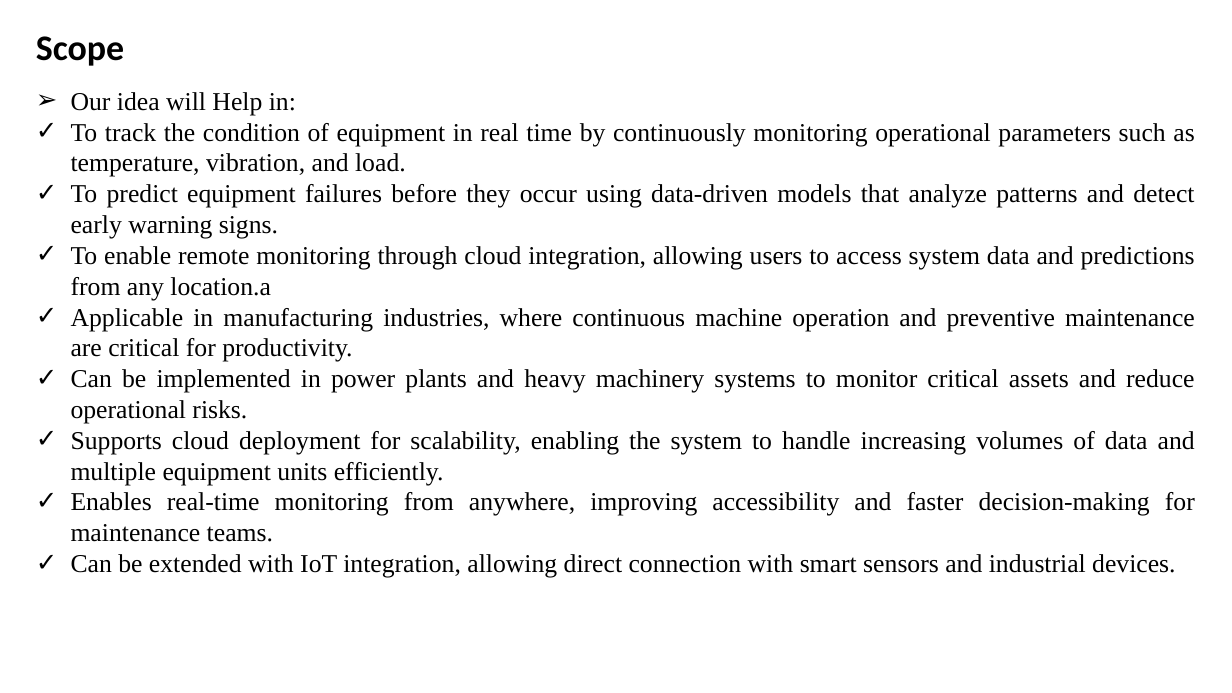
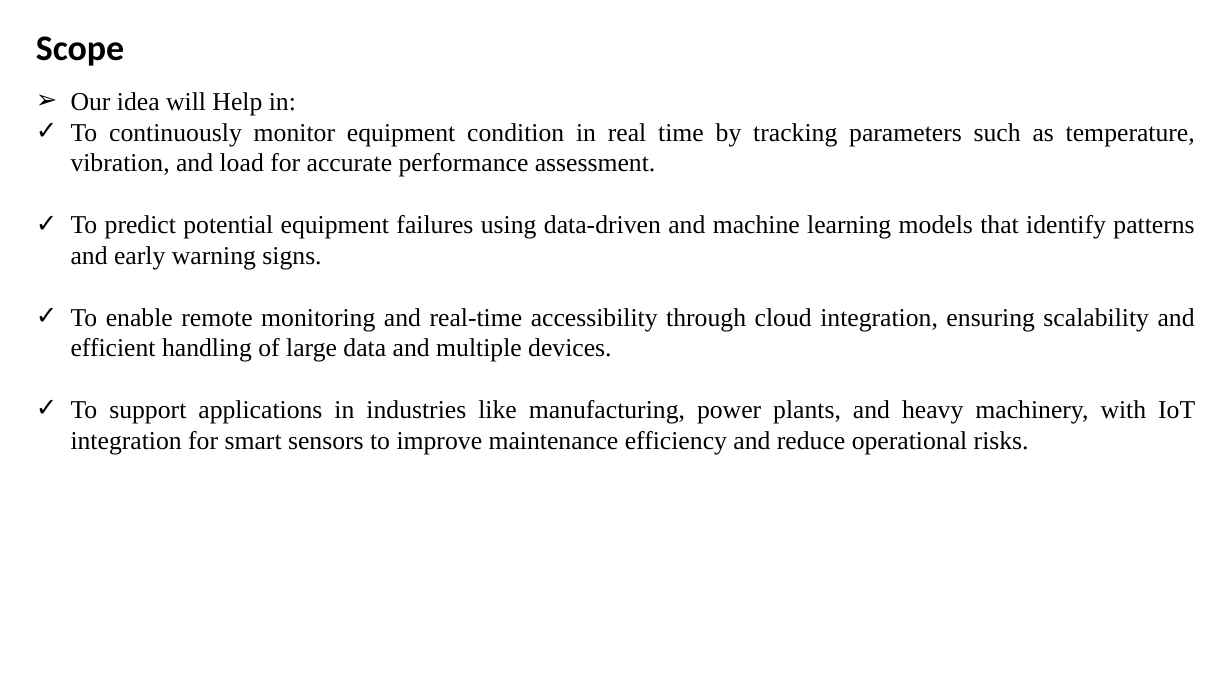
Before and after one commit to Pratham-1323/proactivecareequipment, a slide deck: slide 6 of docs/Clg 2nd review.pptx. Drawn at 1232x693 pixels with LibreOffice and Linux fonts; fonts in the diff are those of the drawing. Boxes give left, top, right and bottom in pixels: in the first picture for what was removed or moved away, otherwise in the second. Text is boxed around its words. In the diff, an @@ line names an element or a change of style, - is before the commit and + after.

```diff
--- a/docs/Clg 2nd review.pptx
+++ b/docs/Clg 2nd review.pptx
@@ text at [71,123,1195,454]: text changed @@
-✓ To track the condition of equipment in real time by continuously monitoring operational parameters such as temperature, vibration, and load.
-✓ To predict equipment failures before they occur using data-driven models that analyze patterns and detect early warning signs.
-✓ To enable remote monitoring through cloud integration, allowing users to access system data and predictions from any location.a
-✓ Applicable in manufacturing industries, where continuous machine operation and preventive maintenance are critical for productivity.
-✓ Can be implemented in power plants and heavy machinery systems to monitor critical assets and reduce operational risks.
-✓ Supports cloud deployment for scalability, enabling the system to handle increasing volumes of data and multiple equipment units efficiently.
-✓ Enables real-time monitoring from anywhere, improving accessibility and faster decision-making for maintenance teams.
-✓ Can be extended with IoT integration, allowing direct connection with smart sensors and industrial devices.
+✓ To continuously monitor equipment condition in real time by tracking parameters such as temperature, vibration, and load for accurate performance assessment.
+✓ To predict potential equipment failures using data-driven and machine learning models that identify patterns and early warning signs.
+✓ To enable remote monitoring and real-time accessibility through cloud integration, ensuring scalability and efficient handling of large data and multiple devices.
+✓ To support applications in industries like manufacturing, power plants, and heavy machinery, with IoT integration for smart sensors to improve maintenance efficiency and reduce operational risks.
```
Also in this commit, not shown: 7 other slides changed, 20 other files.
